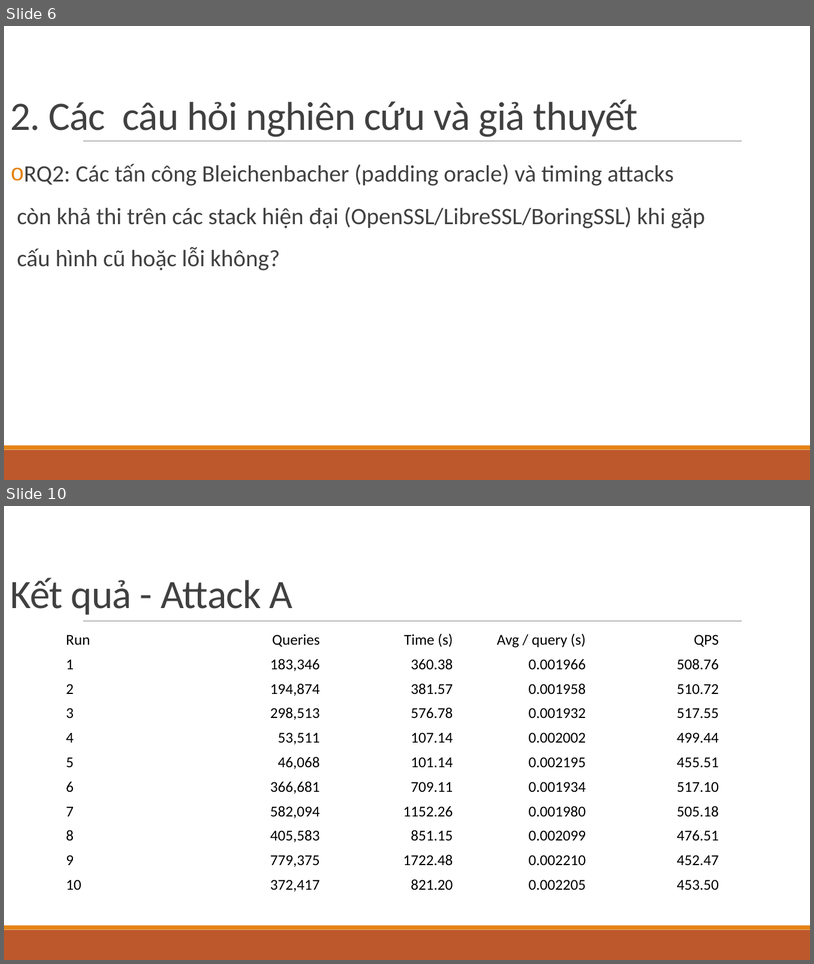
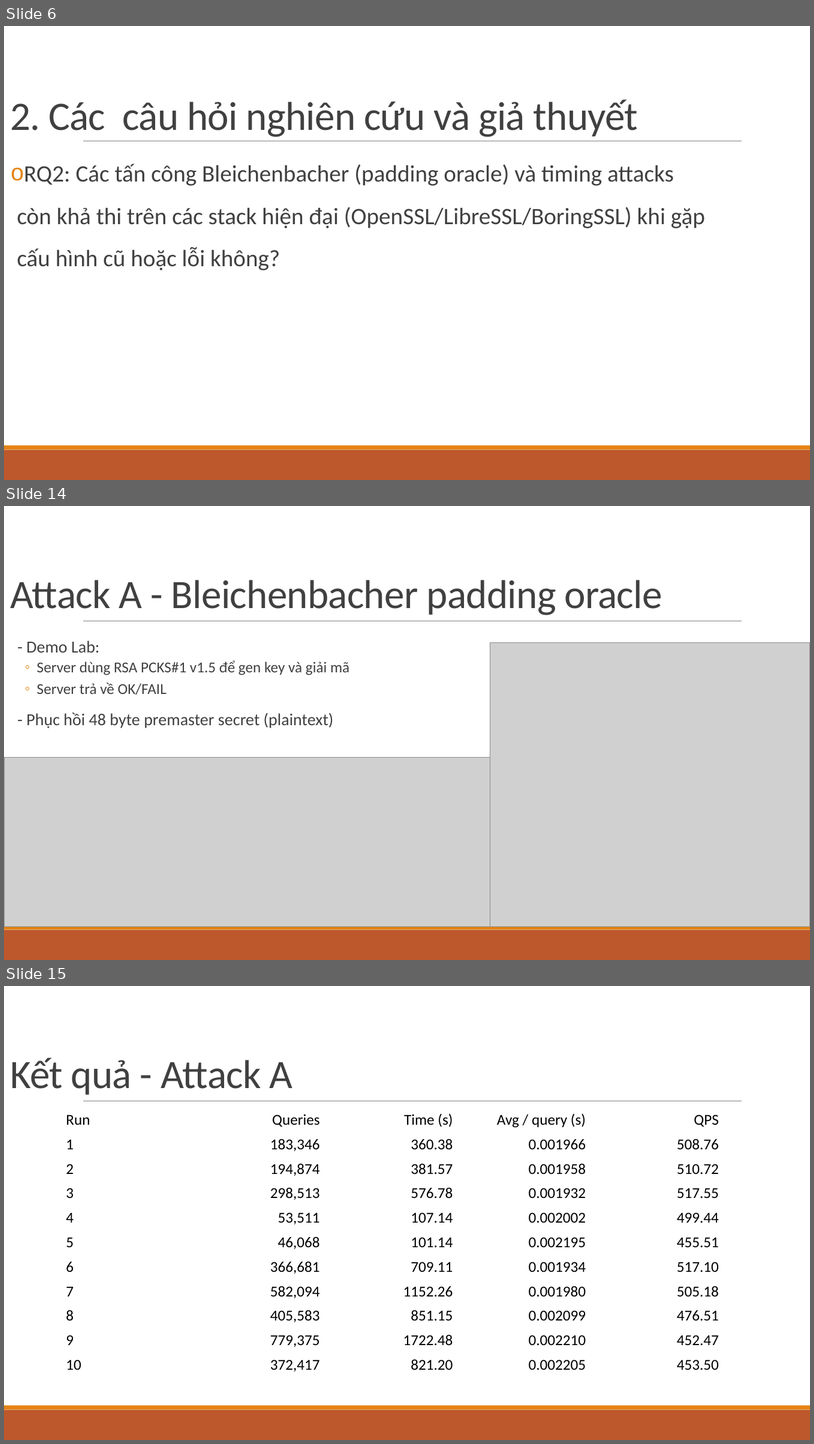
Before and after one commit to ken3k06/RSA-Based-Cryptography, a slide deck: Cryptanalysis on Asymmetric Ciphers — RSA & RSA.pptx. Shown one above the other, each under a label of ours: slides 6 and 10 before the commit, slides 6, 14 and 15 after it; the slides between them are not shown. The pictures are 814x964 and 814x1444 pixels, drawn with LibreOffice and Linux fonts; fonts in the diff are those of the drawing; grey boxes stand for pictures. Boxes give left, top, right and bottom in pixels: in the first picture for what was removed or moved away, otherwise in the second. Text is boxed around its words. In the diff, an @@ line names an element or a change of style, - is before the commit and + after.

Commit message:
add log gen key server C

```diff
--- a/Cryptanalysis on Asymmetric Ciphers — RSA & RSA.pptx
+++ b/Cryptanalysis on Asymmetric Ciphers — RSA & RSA.pptx
@@ slide 14 added at (4,506,810,960), background #FFFFFF; not listed: 3 template elements that a slide beside it also shows @@
@@ title added at (10,580,662,615), 48 pt, text #404040 @@
+Attack A - Bleichenbacher padding oracle
@@ text added at (26,640,350,728), 18 pt, text #404040 @@
+  - Demo Lab:
+  ◦ Server dùng RSA PCKS#1 v1.5 để gen key và giải mã
+  ◦ Server trả về OK/FAIL
+  - Phục hồi 48 byte premaster secret (plaintext)
@@ picture added at (491,642,810,926) @@
@@ picture added at (4,757,491,926) @@
@@ what was slide 10 is now slide 15 @@
```
Also in this commit, not shown: 7 slides changed, 11 other slides added, 1 slide removed, 7 other files.
